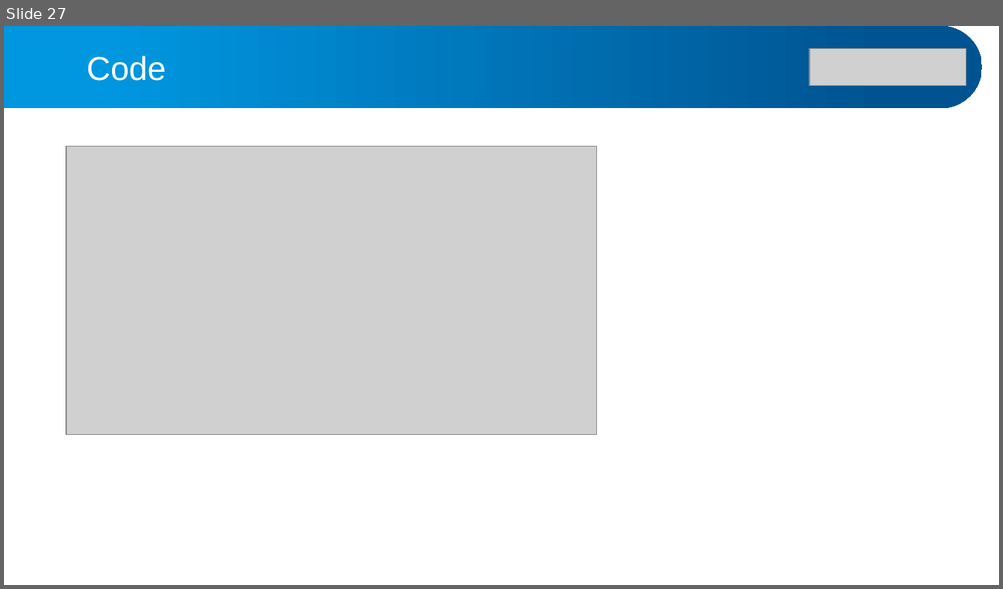
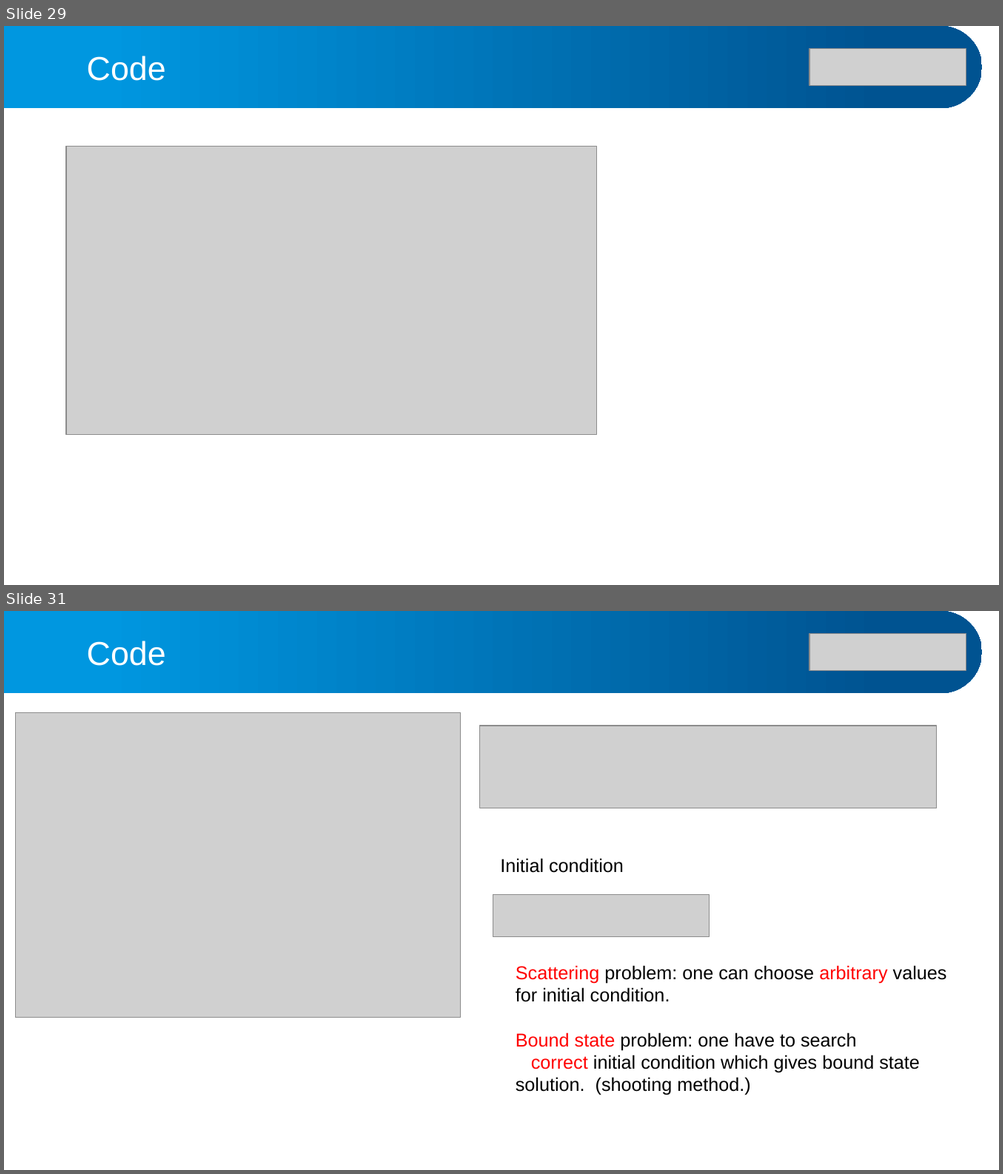
Before and after one commit to alphacentaury-github/NPSS2020, a slide deck: 20260331_연세대_수치양자역학강의.pptx. Shown one above the other, each under a label of ours: slide 27 before the commit, slides 29 and 31 after it; the slides between them are not shown. The pictures are 1003x589 and 1003x1174 pixels, drawn with LibreOffice and Linux fonts; fonts in the diff are those of the drawing; grey boxes stand for pictures. Boxes give left, top, right and bottom in pixels: in the first picture for what was removed or moved away, otherwise in the second. Text is boxed around its words. In the diff, an @@ line names an element or a change of style, - is before the commit and + after.

```diff
--- a/20260331_연세대_수치양자역학강의.pptx
+++ b/20260331_연세대_수치양자역학강의.pptx
@@ slide 31 added at bbox=[4, 611, 999, 1170], background #FFFFFF @@
@@ freeform shape added at bbox=[4, 611, 982, 693], fill gradient #0097E0 to #005391 @@
@@ text added at bbox=[87, 641, 166, 666], 32 pt, text #FFFFFF @@
+Code
@@ picture added at bbox=[809, 633, 966, 671] @@
@@ picture added at bbox=[15, 712, 460, 1017] @@
@@ picture added at bbox=[480, 726, 936, 808] @@
@@ text added at bbox=[500, 858, 623, 873], 18 pt, text #000000 @@
+Initial condition
@@ picture added at bbox=[492, 894, 709, 937] @@
@@ text added at bbox=[515, 965, 947, 1096], 18 pt, text #000000 @@
+Scattering problem: one can choose arbitrary values for initial condition.
+Bound state problem: one have to search
+correct initial condition which gives bound state solution. (shooting method.)
@@ what was slide 27 is now slide 29 @@
```
Also in this commit, not shown: 6 slides changed, 24 other slides added, 2 slides removed, 2 other files.
